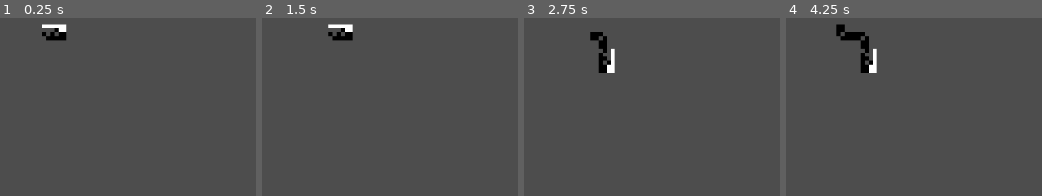
Above: before the commit, frames 1-4 (left to right).
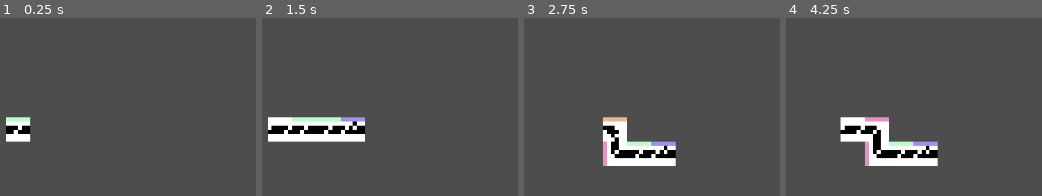
Above: after the commit, the same moments.

Repository: Vexcenot/SnakeRemastered
Game: Godot game, scene res://scenes scripts/main.tscn
The game is run twice, just before and just after one commit, with the same random seed, the same clock (stepped at 60 frames per second) and the same inputs.
Inputs:
- Up to frame 1 (0.25 s): no input
- Up to frame 2 (1.5 s): hold Right (ui_right) 0.53-1.28 s; hold Space (action) 0.53-1.28 s; hold Down (ui_down) from 1.28 s (still down); tap Shift (action2) at 1.35 s
- Up to frame 3 (2.75 s): tap Enter at 2 s; release Down (ui_down) at 2.03 s; hold Right (ui_right) from 2.03 s (still down); hold Alt (action3) from 2.03 s (still down)
- Up to frame 4 (4.25 s): release Right (ui_right) at 2.78 s; release Alt (action3) at 2.78 s; hold Up (ui_up) 2.78-3.53 s; tap Space (action) at 2.85 s; hold Left (ui_left) from 3.53 s (still down); hold Shift (action2) from 3.53 s (still down)

The runs differ from the first frame. In frame 1, 2.0% of the frame differs, in the area x 2-27%, y 3-70%; in frame 2, 6.0%; in frame 3, 6.3%; in frame 4, 8.1%, in the area x 19-60%, y 3-84%.

Commit message:
remade how turns are handles
made going down flip v

Diff:
--- a/scenes scripts/global.gd
+++ b/scenes scripts/global.gd
@@ -1,5 +1,6 @@
 extends Node
-var finalTime : float = 1
+var originalTime = 0.4
+var finalTime : float = originalTime
 var time : float = finalTime
 var currentDirection : String = "where the player is currently facing"
 var reversing = false
--- a/scenes scripts/main.tscn
+++ b/scenes scripts/main.tscn
@@ -8,6 +8,6 @@
 position = Vector2(588, 302)
 
 [node name="Camera2D" type="Camera2D" parent="."]
-position = Vector2(573, 323)
+position = Vector2(588.00006, 300)
 scale = Vector2(-0.6993882, 0.7050316)
 zoom = Vector2(5.85, 5.85)
--- a/scenes scripts/player.gd
+++ b/scenes scripts/player.gd
@@ -21,6 +21,8 @@
 
 
 func _ready() -> void:
+	moveOrders.append(right)
+	eat += 2
 	positionHistory.append(global_position)
 	directionHistory.append(direction)
 	turnHistory.append(0)
@@ -71,8 +73,8 @@
 		tailSegments.push_front(spawn)  # Add new tail segment to array for tracking
 
 		#sets last tail
-		#if tailSegments.size() <= 1:
-			#tailSegments.back().lastTail = true
+		if tailSegments.size() <= 1:
+			tailSegments.back().lastTail = true
 
 
 #update this shit to be less stupid VVVV
@@ -148,6 +150,7 @@
 		if moveOrders.size() > 0:
 			var storedMove = moveOrders.pop_front()
 			#skips move if same or in opposite direction
+			#look into making this a dictionary
 			if (
 				direction == storedMove or
 				storedMove == up and limitDir == limitVer or
@@ -169,21 +172,25 @@
 				position.y -= moveDistance
 				$headSprite.rotation = deg_to_rad(-90)
 				$headSprite.flip_h = false
+				$headSprite.flip_v = false
 				limitDir = limitVer
 			down:
 				position.y += moveDistance
 				$headSprite.rotation = deg_to_rad(90)
 				$headSprite.flip_h = false
+				$headSprite.flip_v = true
 				limitDir = limitVer
 			left:
 				position.x -= moveDistance
 				$headSprite.rotation = deg_to_rad(0)
 				$headSprite.flip_h = true
+				$headSprite.flip_v = false
 				limitDir = limitHor
 			right:
 				position.x += moveDistance
 				$headSprite.rotation = deg_to_rad(0)
 				$headSprite.flip_h = false
+				$headSprite.flip_v = false
 				limitDir = limitHor
 
 		# saves position to arrays after move
--- a/scenes scripts/tail.gd
+++ b/scenes scripts/tail.gd
@@ -14,7 +14,7 @@
 	#print(direction, nextDirection)
 	visible = true
 	if direction != nextDirection and direction != stop:
-		turning = true
+		turning = true #true
 	else:
 		turning = false
 	if turning:
@@ -33,34 +33,58 @@
 	if turning:
 		if direction == up:
 			if nextDirection == left:
+				global_rotation = deg_to_rad(90)
+				flip_h = false
+				flip_v = false
+			else:
 				global_rotation = deg_to_rad(0)
+				flip_h = false
+				flip_v = false
+		if direction == down:
+			if nextDirection == left:
+				global_rotation = deg_to_rad(180)
+				flip_h = false
+				flip_v = false
 			else:
 				global_rotation = deg_to_rad(-90)
-		if direction == down:
-			if nextDirection == left:
-				global_rotation = deg_to_rad(90)
-			else:
-				global_rotation = deg_to_rad(180)
+				flip_h = false
+				flip_v = false
 		if direction == right:
 			if nextDirection == up:
-				global_rotation = deg_to_rad(90)
+				global_rotation = deg_to_rad(180)
+				flip_h = false
+				flip_v = false
 			else:
 				global_rotation = deg_to_rad(0)
+				flip_h = true
+				flip_v = false
 		if direction == left:
 			if nextDirection == up:
-				global_rotation = deg_to_rad(-180)
+				global_rotation = deg_to_rad(-90)
+				flip_h = false
+				flip_v = false
 			else:
-				global_rotation = deg_to_rad(-90)
+				global_rotation = deg_to_rad(0)
+				flip_h = false
+				flip_v = false
 	else:
-		match direction:
+		match nextDirection:
 			up:
 				global_rotation = deg_to_rad(-90)
+				flip_h = false
+				flip_v = false
 
 			down:
 				global_rotation = deg_to_rad(90)
+				flip_h = false
+				flip_v = true
 
 			left:
 				global_rotation = deg_to_rad(0)
+				flip_h = true
+				flip_v = false
 
 			right:
 				global_rotation = deg_to_rad(0)
+				flip_h = false
+				flip_v = false
--- a/scenes scripts/tail.tscn
+++ b/scenes scripts/tail.tscn
@@ -8,7 +8,6 @@
 [sub_resource type="RectangleShape2D" id="RectangleShape2D_ured2"]
 
 [node name="tailSprite" type="Sprite2D"]
-visible = false
 texture = ExtResource("1_e204m")
 hframes = 10
 frame = 1
--- /dev/null
+++ b/test.tscn
@@ -0,0 +1,12 @@
+[gd_scene load_steps=2 format=3 uid="uid://6tqqq4m0ni1i"]
+
+[ext_resource type="PackedScene" uid="uid://c53plmxhqausf" path="res://scenes scripts/tail.tscn" id="1_37kl0"]
+
+[node name="Node2D" type="Node2D"]
+
+[node name="Camera2D" type="Camera2D" parent="."]
+position = Vector2(584, 328)
+zoom = Vector2(6.375, 6.375)
+
+[node name="tailSprite" parent="." instance=ExtResource("1_37kl0")]
+position = Vector2(592, 328)
Binary file changed: sprites/smol snake.png
